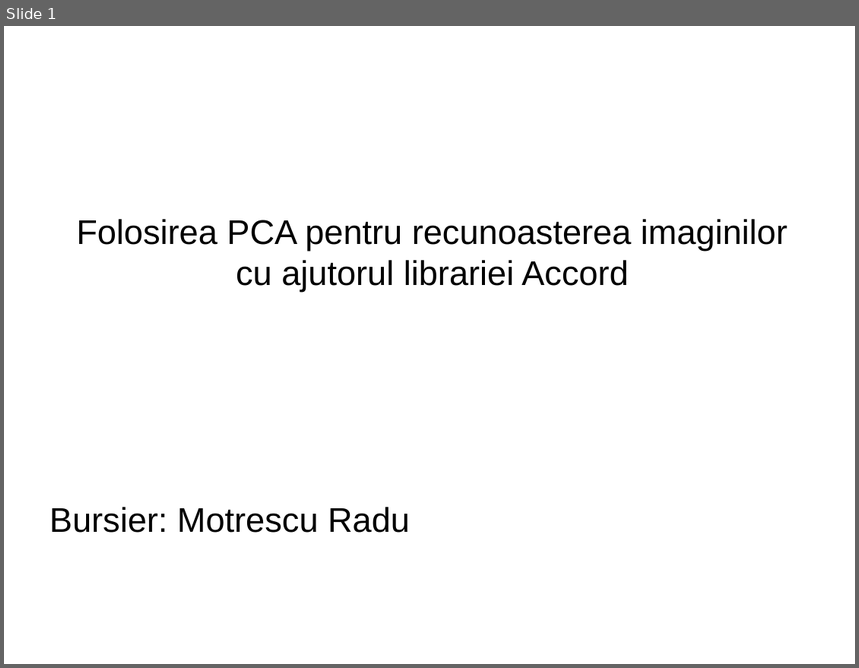
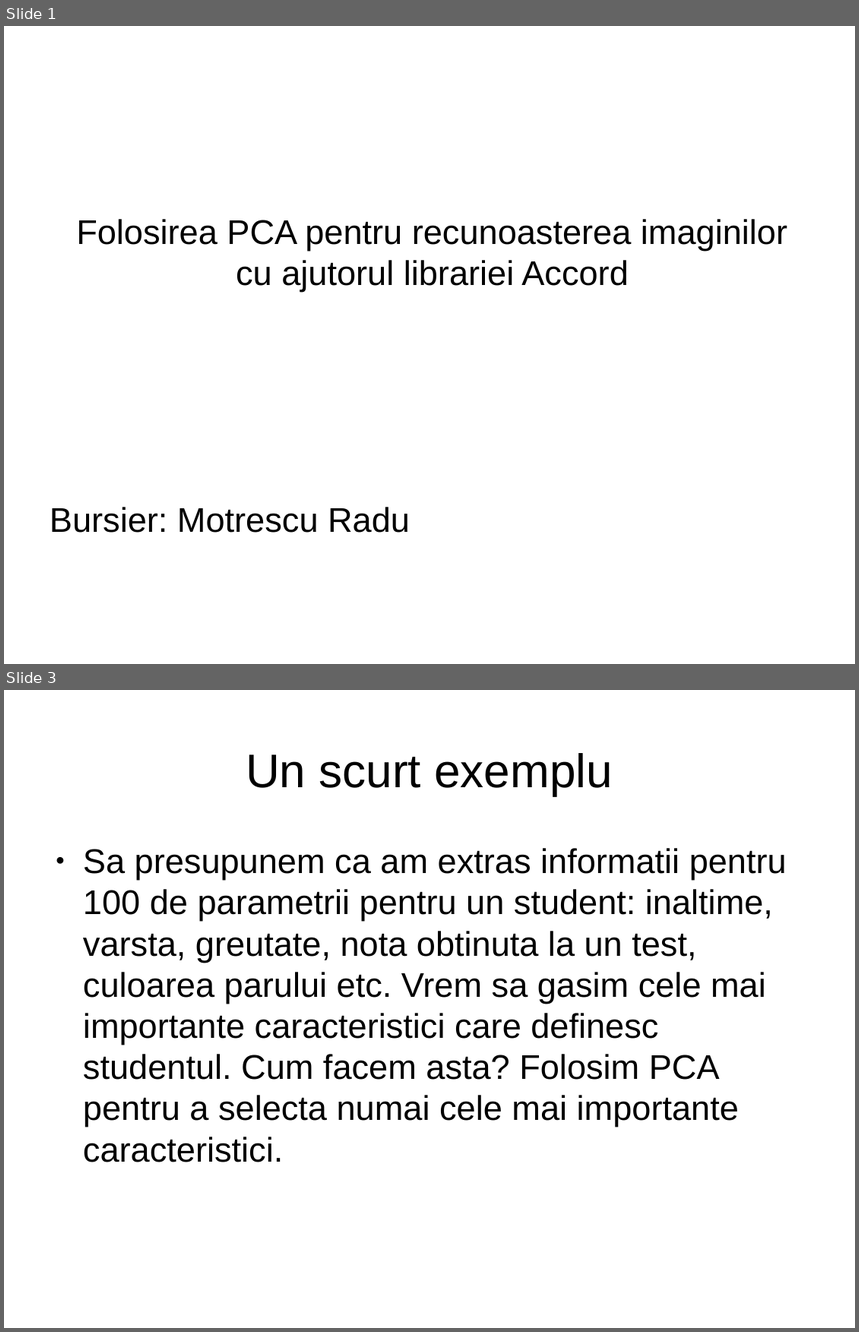
Before and after one commit to radumotrescu/SiemensDiscoverIT, a slide deck: PCA Presentation.odp. Shown one above the other, each under a label of ours: slide 1 before the commit, slides 1 and 3 after it; the slides between them are not shown. The pictures are 859x668 and 859x1332 pixels, drawn with LibreOffice and Linux fonts; fonts in the diff are those of the drawing. Boxes give left, top, right and bottom in pixels: in the first picture for what was removed or moved away, otherwise in the second. Text is boxed around its words. In the diff, an @@ line names an element or a change of style, - is before the commit and + after.

```diff
--- a/PCA Presentation.odp
+++ b/PCA Presentation.odp
@@ slide 3 added at (x1=4, y1=690, x2=855, y2=1328), background #FFFFFF @@
@@ title added at (x1=246, y1=753, x2=613, y2=796), 44 pt, text #000000 @@
+Un scurt exemplu
@@ text added at (x1=83, y1=848, x2=787, y2=1163), 32 pt, text #000000 @@
+● Sa presupunem ca am extras informatii pentru 100 de parametrii pentru un student: inaltime, varsta, greutate, nota obtinuta la un test, culoarea parului etc. Vrem sa gasim cele mai importante caracteristici care definesc studentul. Cum facem asta? Folosim PCA pentru a selecta numai cele mai importante caracteristici.
```
Also in this commit, not shown: 19 other slides added, 1 slide removed, 4 other files.
